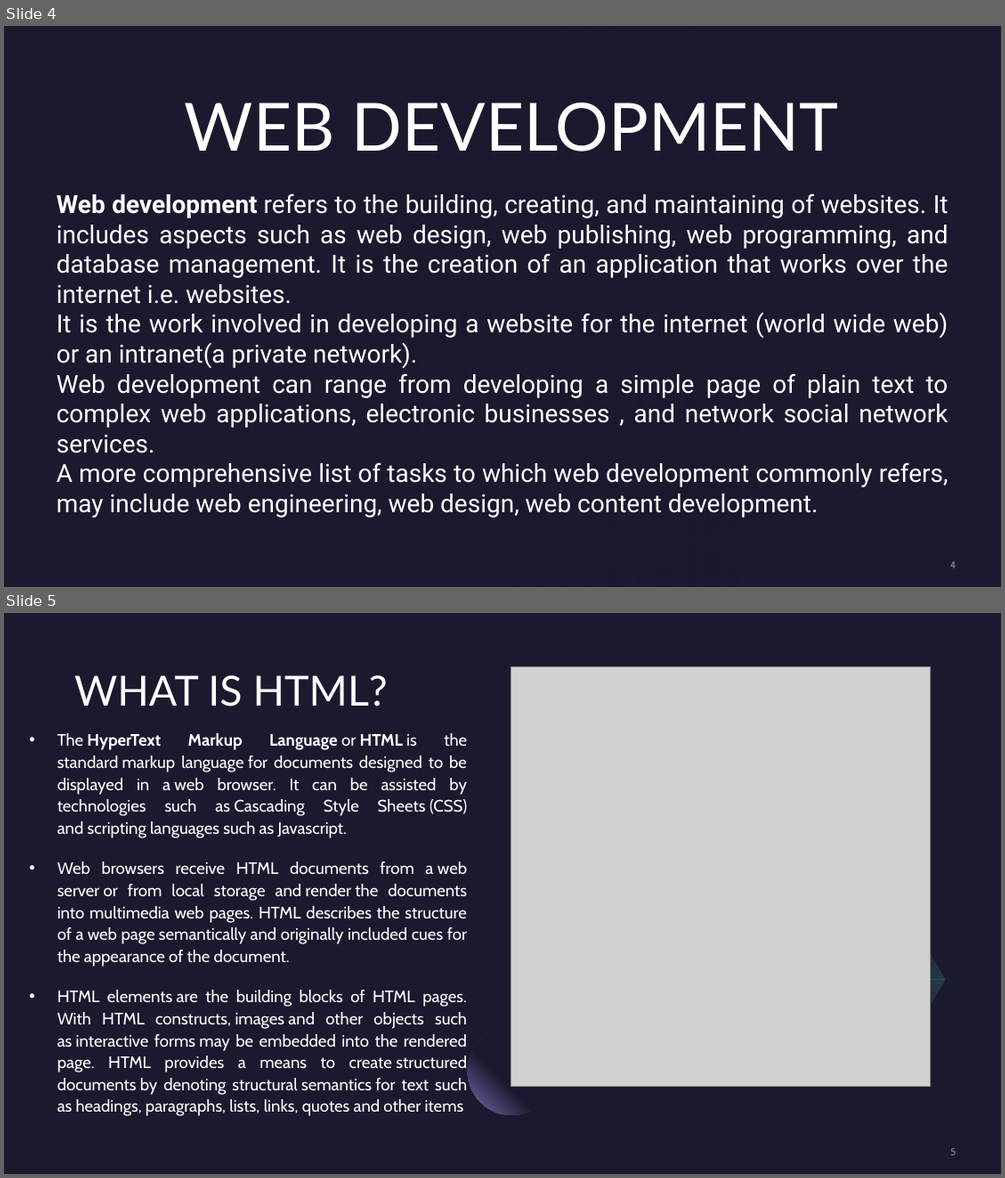
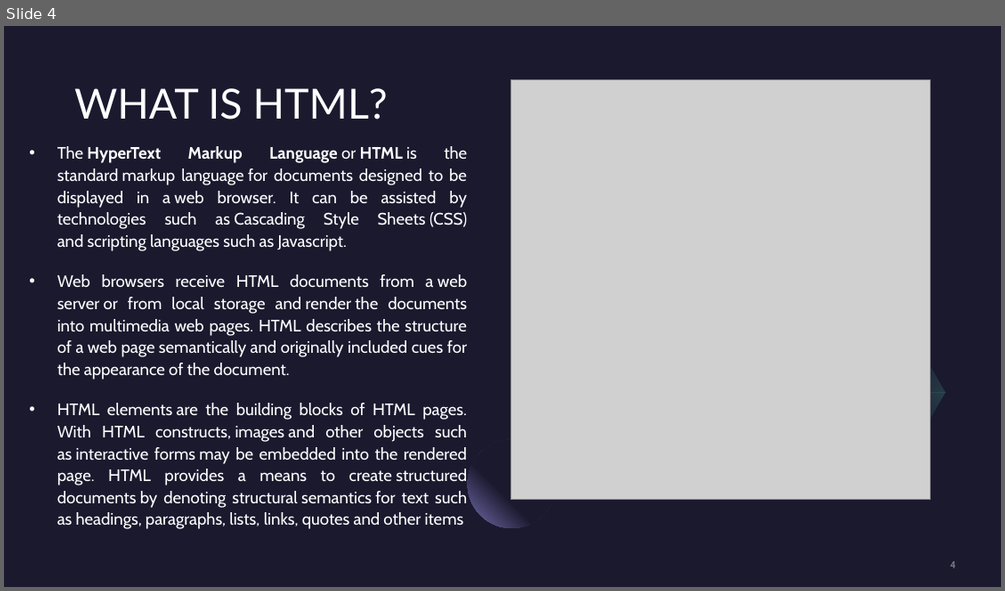
Before and after one commit to devanshrautela/web-development, a slide deck: Web Development.pptx. Shown one above the other, each under a label of ours: slides 4 and 5 before the commit, slide 4 after it. The pictures are 1005x1178 and 1005x591 pixels, drawn with LibreOffice and Linux fonts; fonts in the diff are those of the drawing; grey boxes stand for pictures; background and template pictures are left out. Boxes give left, top, right and bottom in pixels: in the first picture for what was removed or moved away, otherwise in the second. Text is boxed around its words. In the diff, an @@ line names an element or a change of style, - is before the commit and + after.

```diff
--- a/Web Development.pptx
+++ b/Web Development.pptx
@@ slide 4 removed at (4, 26, 1001, 587), background picture (left out) @@
@@ rectangle removed at (4, 26, 740, 587) @@
@@ rectangle removed at (4, 26, 1001, 587) @@
@@ rectangle removed at (4, 26, 740, 587) @@
@@ title removed at (185, 103, 839, 151) @@
-WEB DEVELOPMENT
@@ text removed at (57, 193, 948, 487) @@
-Web development refers to the building, creating, and maintaining of websites. It includes aspects such as web design, web publishing, web programming, and database management. It is the creation of an application that works over the internet i.e. websites.
-It is the work involved in developing a website for the internet (world wide web) or an intranet(a private network).
-Web development can range from developing a simple page of plain text to complex web applications, electronic businesses , and network social network services.
-A more comprehensive list of tasks to which web development commonly refers, may include web engineering, web design, web content development.
@@ rectangle removed at (4, 498, 1001, 587) @@
@@ rectangle removed at (4, 498, 1001, 587) @@
@@ page number removed at (950, 561, 956, 568) @@
-4
@@ what was slide 5 is now slide 4 @@
@@ page number at (950, 561, 956, 568): text changed @@
-5
+4
```
Also in this commit, not shown: 3 slides added, 2 other slides removed, 8 other files.
